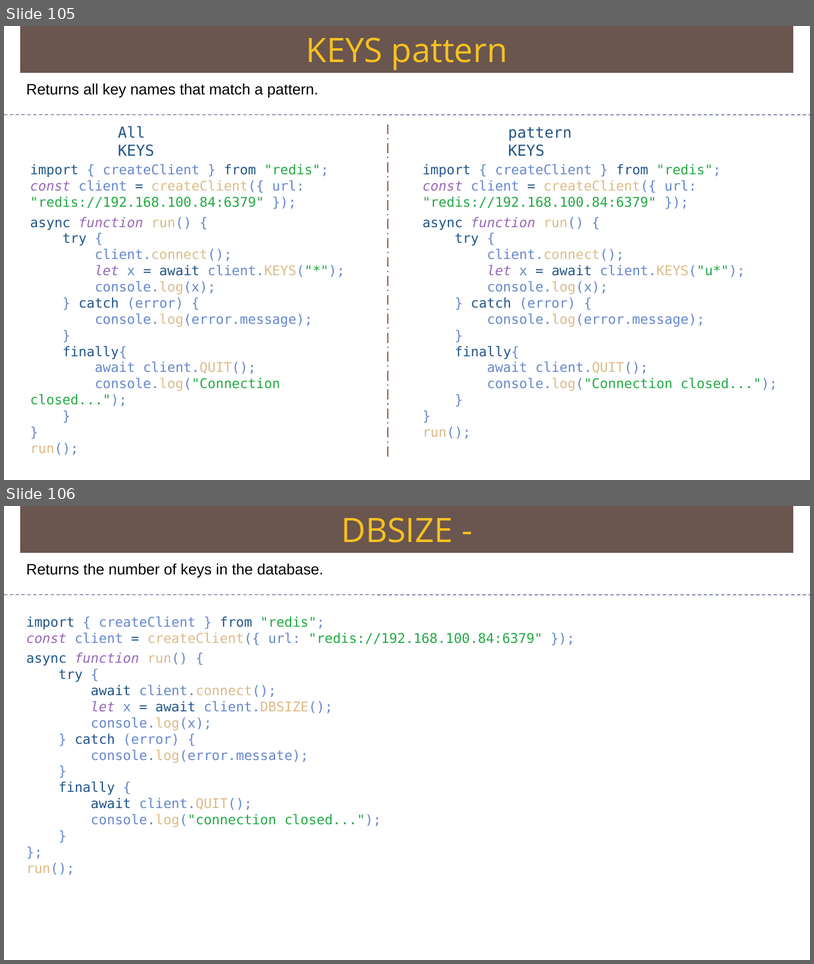
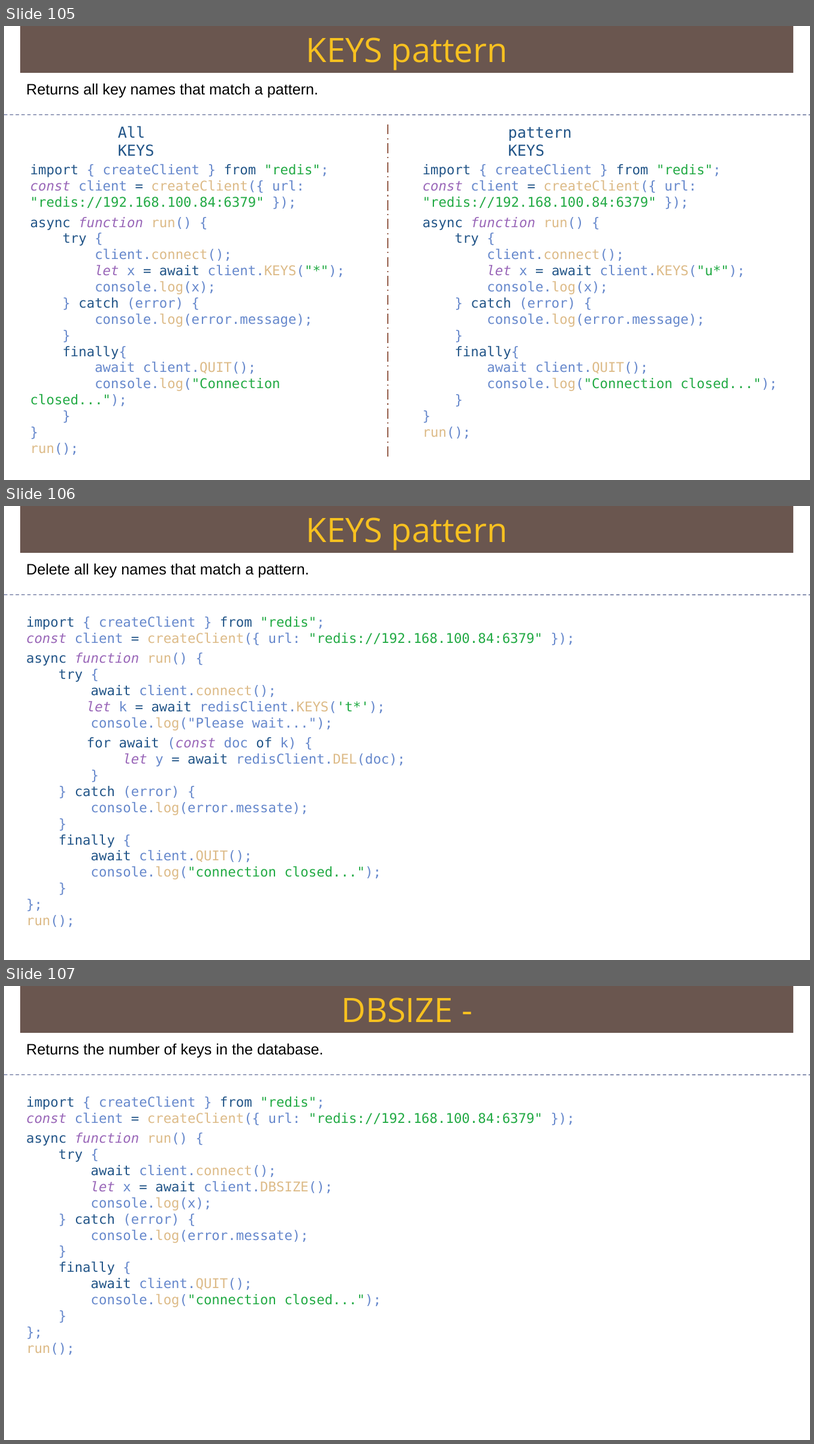
Before and after one commit to Saleel-Bagde/PPT-s, a slide deck: redis Ver2.pptx. Shown one above the other, each under a label of ours: slides 105 and 106 before the commit, slides 105, 106 and 107 after it. The pictures are 814x964 and 814x1444 pixels, drawn with LibreOffice and Linux fonts; fonts in the diff are those of the drawing. Boxes give left, top, right and bottom in pixels: in the first picture for what was removed or moved away, otherwise in the second. Text is boxed around its words. In the diff, an @@ line names an element or a change of style, - is before the commit and + after.

```diff
--- a/redis Ver2.pptx
+++ b/redis Ver2.pptx
@@ slide 106 added at <box>4,506,810,960</box>, background #FFFFFF @@
@@ rectangle added at <box>20,506,794,553</box>, fill #6A5650, 40 pt, text #F7C120 @@
+KEYS pattern
@@ text added at <box>26,563,309,577</box>, 18 pt, text #000000 @@
+Delete all key names that match a pattern.
@@ line added from (4, 595) to (810, 595), #6E78A0 0.99 pt dashed @@
@@ text added at <box>26,616,543,927</box>, 16 pt, text #6688CC @@
+import { createClient } from "redis";
+const client = createClient({ url: "redis://192.168.100.84:6379" });
+async function run() {
+try {
+await client.connect();
+let k = await redisClient.KEYS('t*');
+console.log("Please wait...");
+for await (const doc of k) {
+let y = await redisClient.DEL(doc);
+}
+} catch (error) {
+console.log(error.messate);
+}
+finally {
+await client.QUIT();
+console.log("connection closed...");
+}
+};
+run();
@@ what was slide 106 is now slide 107 @@
```
Also in this commit, not shown: 1 slide changed, 2 other slides added.
